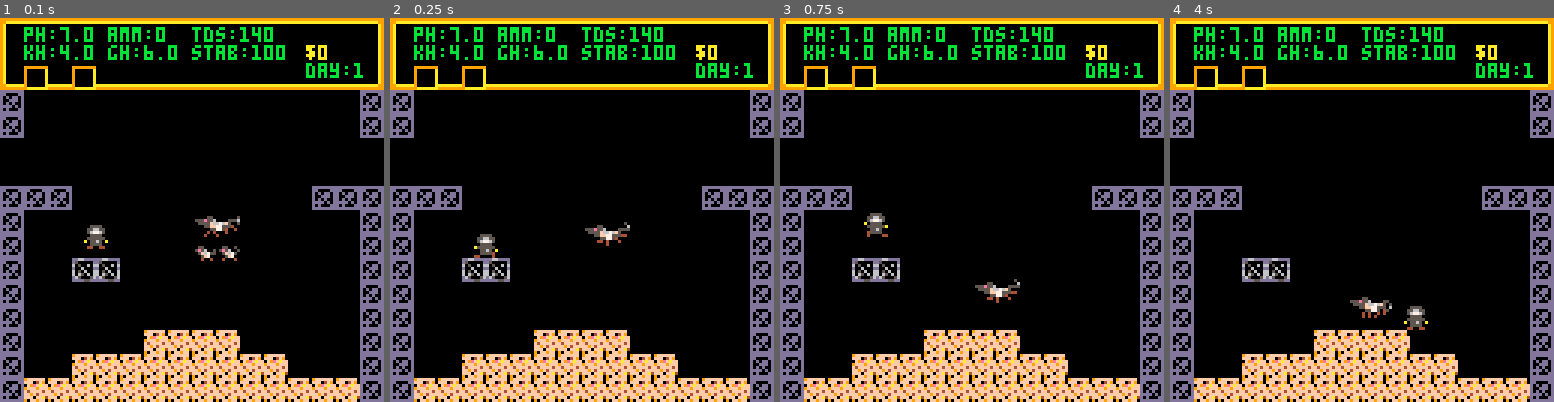
Above: before the commit, frames 1-4 (left to right).
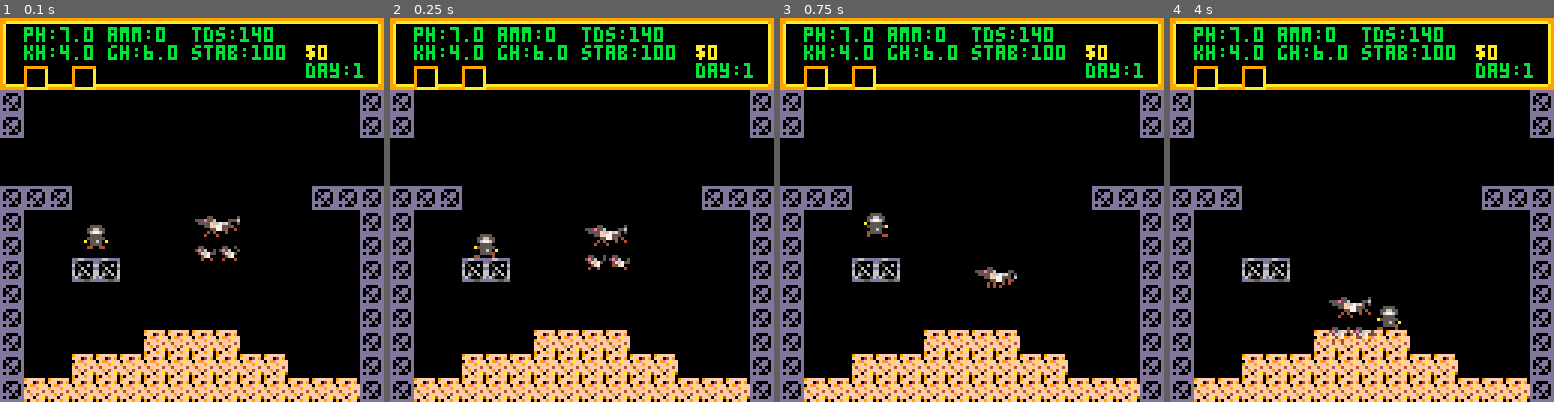
Above: after the commit, the same moments.

Repository: zvxr/shrimpkeeper
Game: PICO-8 cartridge shrimpkeeper.p8
Two runs of this game, one before a commit and one after it. Both use one fixed random seed, a clock stepped at 60 frames per second and the inputs below.
Inputs:
- Up to frame 1 (0.1 s): no input
- Up to frame 2 (0.25 s): no input
- Up to frame 3 (0.75 s): tap X (X key) at 0.33 s
- Up to frame 4 (4 s): tap X (X key) at 1.07, 1.85, 2.97 s; hold Right 1.6-2.1 s; hold Up 2.15-2.42 s; hold Right 2.47-3.03 s; hold Left 3.08-3.58 s

Frame 1 is identical in both runs. In frame 2, 0.3% of the frame differs, in the area x 50-63%, y 53-66%; in frame 3, 0.6%; in frame 4, 1.1%, in the area x 41-68%, y 72-85%.

Commit message:
simplify bounce/gravity

Diff:
--- a/ent.lua
+++ b/ent.lua
@@ -11,8 +11,6 @@
 -- frame: current anim frame
 -- t: ticks alive / local timer
 -- grav: true if gravity applies
--- friction: velocity loss each frame
--- bounce: bounce factor on floor/ent hit
 -- frames: anim frame count
 -- fs: sprite step per frame
 -- sw,sh: sprite size in cells
@@ -27,8 +25,6 @@
 		frame = 0,
 		t = 0,
 		grav = true,
-		friction = 0.15,
-		bounce  = 0.3,
 		frames = 2,
 		fs = 1,
 		sw = 1,
@@ -54,16 +50,16 @@
 	if (a.grav) a.dy += gravity
 
 	if not move_x(a,a.dx) then
-		a.dx *= -a.bounce
+		a.dx = -sgn(a.dx)*bounce
 	end
 
 	if not move_y(a,a.dy) then
-		a.dy *= -a.bounce
+		a.dy = 0
 	end
 
 	-- apply friction
-	a.dx *= (1-a.friction)
-	a.dy *= (1-a.friction)
+	a.dx *= fric
+	a.dy *= fric
 
 	-- advance one frame every
 	-- time ent moves 1/4 of
--- a/physics.lua
+++ b/physics.lua
@@ -1,4 +1,6 @@
 gravity = 0.02
+fric = 0.85
+bounce = 0.3
 
 -- flag 1: solid tile
 function solid(tx,ty)
@@ -6,8 +8,7 @@
 end
 
 function solid_map(a,dx,dy)
-	return
-		solid(a.x+dx-a.w,a.y+dy-a.h) or
+	return solid(a.x+dx-a.w,a.y+dy-a.h) or
 		solid(a.x+dx+a.w,a.y+dy-a.h) or
 		solid(a.x+dx-a.w,a.y+dy+a.h) or
 		solid(a.x+dx+a.w,a.y+dy+a.h)
@@ -23,55 +24,26 @@
 
 function solid_ent(a, dx, dy)
 	for a2 in all(ent) do
-		if a2 != a then
-			if flr(a.x/16)==flr(a2.x/16) and
-				flr(a.y/16)==flr(a2.y/16) then
-
-			local x=(a.x+dx) - a2.x
-				local y=(a.y+dy) - a2.y
-
-				if ((abs(x) < (a.w+a2.w)) and
-					 (abs(y) < (a.h+a2.h)))
-				then
-
-				-- moving together?
-					-- this allows ents to
-				-- overlap initially
-				-- without sticking together
-
-				-- process each axis separately
-
-				-- along x
-
-				if (dx != 0 and abs(x) <
-				    abs(a.x-a2.x))
-				then
-
-					v=abs(a.dx)>abs(a2.dx) and
-					  a.dx or a2.dx
-					a.dx,a2.dx = v,v
-
-					local ca=
-					 collide_ent(a,a2) or
-					 collide_ent(a2,a)
-					return not ca
+		if a2 != a and
+			flr(a.x/16)==flr(a2.x/16) and
+			flr(a.y/16)==flr(a2.y/16) then
+			local x=(a.x+dx)-a2.x
+			local y=(a.y+dy)-a2.y
+			if abs(x) < a.w+a2.w and
+				abs(y) < a.h+a2.h then
+				local ca=
+					collide_ent(a,a2) or
+					collide_ent(a2,a)
+				if ca then return false end
+				sfx(2)
+				if dx != 0 then
+					a.dx=-sgn(dx)*bounce
+					a2.dx=sgn(dx)*bounce
+				else
+					a.dy=0
+					a2.dy=0
 				end
-
-				-- along y
-
-					if (dy != 0 and abs(y) <
-						   abs(a.y-a2.y)) then
-						v=abs(a.dy)>abs(a2.dy) and
-						  a.dy or a2.dy
-						a.dy,a2.dy = v,v
-
-					local ca=
-					 collide_ent(a,a2) or
-					 collide_ent(a2,a)
-					return not ca
-				end
-
-			end
+				return true
 			end
 		end
 	end
@@ -121,7 +93,5 @@
 		return true
 	end
 
-	sfx(2) -- generic bump sound
-
 	return false
 end
--- a/spawn.lua
+++ b/spawn.lua
@@ -27,7 +27,6 @@
 	-- make player
 	pl = make_ent(21,20,9)
 	pl.frames=4
-	pl.bounce=0
 
 	shrimp = make_ent(37,25,9)
 	shrimp.frames=4
@@ -35,6 +34,4 @@
 	shrimp.sw=2
 	shrimp.sh=2
 	shrimp.w=0.9
-	shrimp.bounce=0
-	shrimp.friction=0.1
 end
